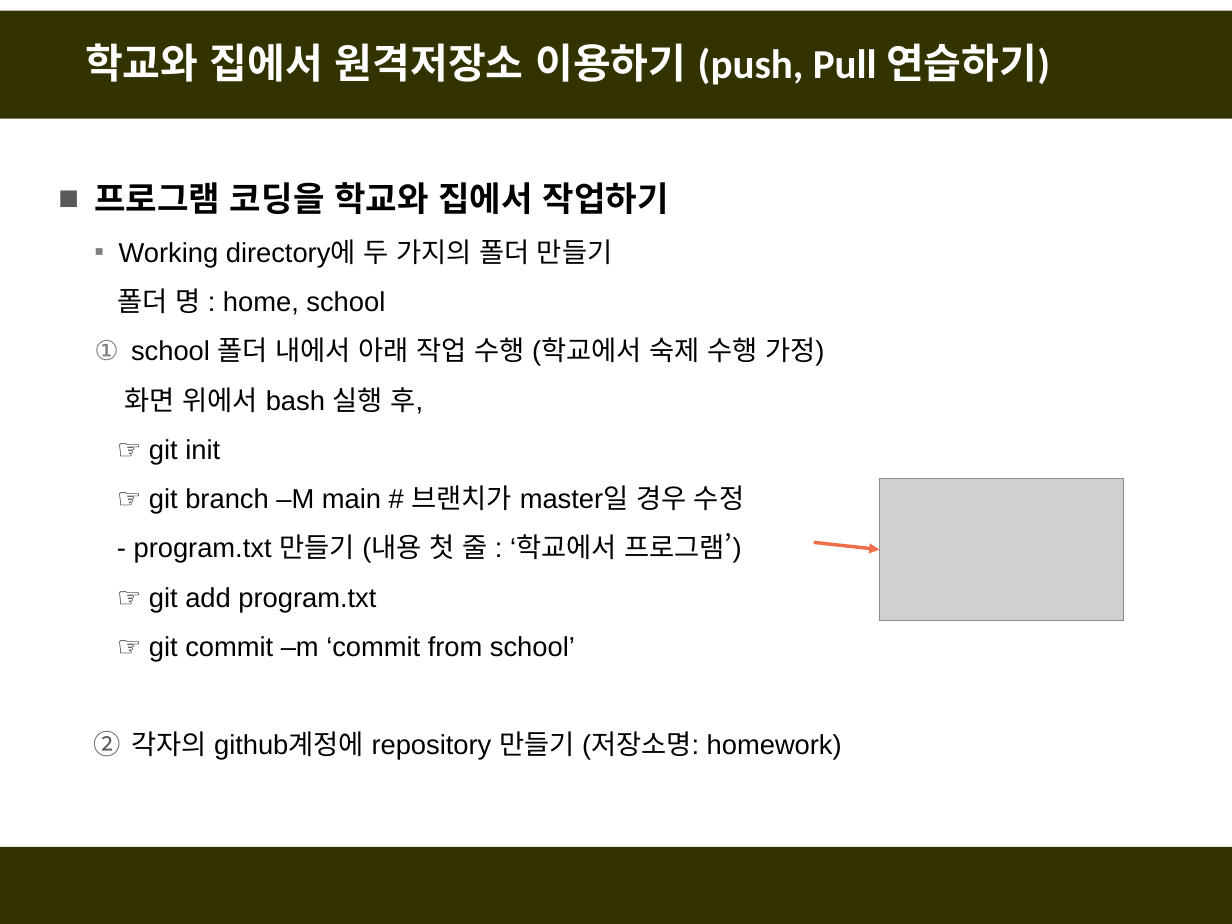
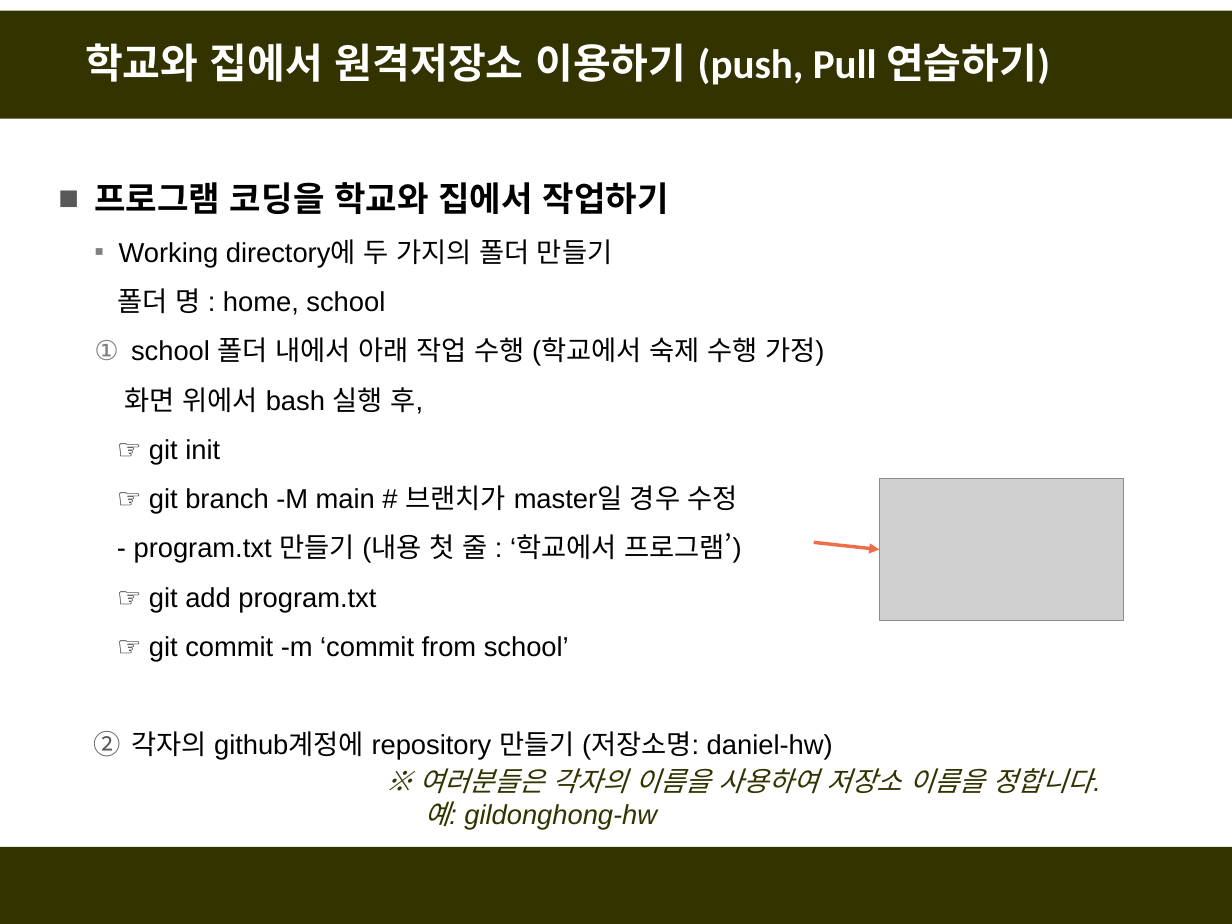
Before and after one commit to fasthill/github-lecture, a slide deck: slide 35 of git및github첫걸음2-원격저장소만들기.pptx. Drawn at 1232x924 pixels with LibreOffice and Linux fonts; fonts in the diff are those of the drawing; grey boxes stand for pictures. Boxes give left, top, right and bottom in pixels: in the first picture for what was removed or moved away, otherwise in the second. Text is boxed around its words. In the diff, an @@ line names an element or a change of style, - is before the commit and + after.

```diff
--- a/git및github첫걸음2-원격저장소만들기.pptx
+++ b/git및github첫걸음2-원격저장소만들기.pptx
@@ text at bbox=[149, 485, 738, 514]: text changed @@
-  ☞ git branch –M main # 브랜치가 master일 경우 수정
+  ☞ git branch -M main # 브랜치가 master일 경우 수정
@@ text at bbox=[131, 636, 833, 760]: text changed @@
-  ☞ git commit –m ‘commit from school’
-2. 각자의 github계정에 repository 만들기 (저장소명: homework)
+  ☞ git commit -m ‘commit from school’
+2. 각자의 github계정에 repository 만들기 (저장소명: daniel-hw)
@@ text added at bbox=[419, 768, 1094, 829], 16 pt, text #333300, italic @@
+※ 여러분들은 각자의 이름을 사용하여 저장소 이름을 정합니다.
+예: gildonghong-hw
```
Also in this commit, not shown: 7 other slides changed.
